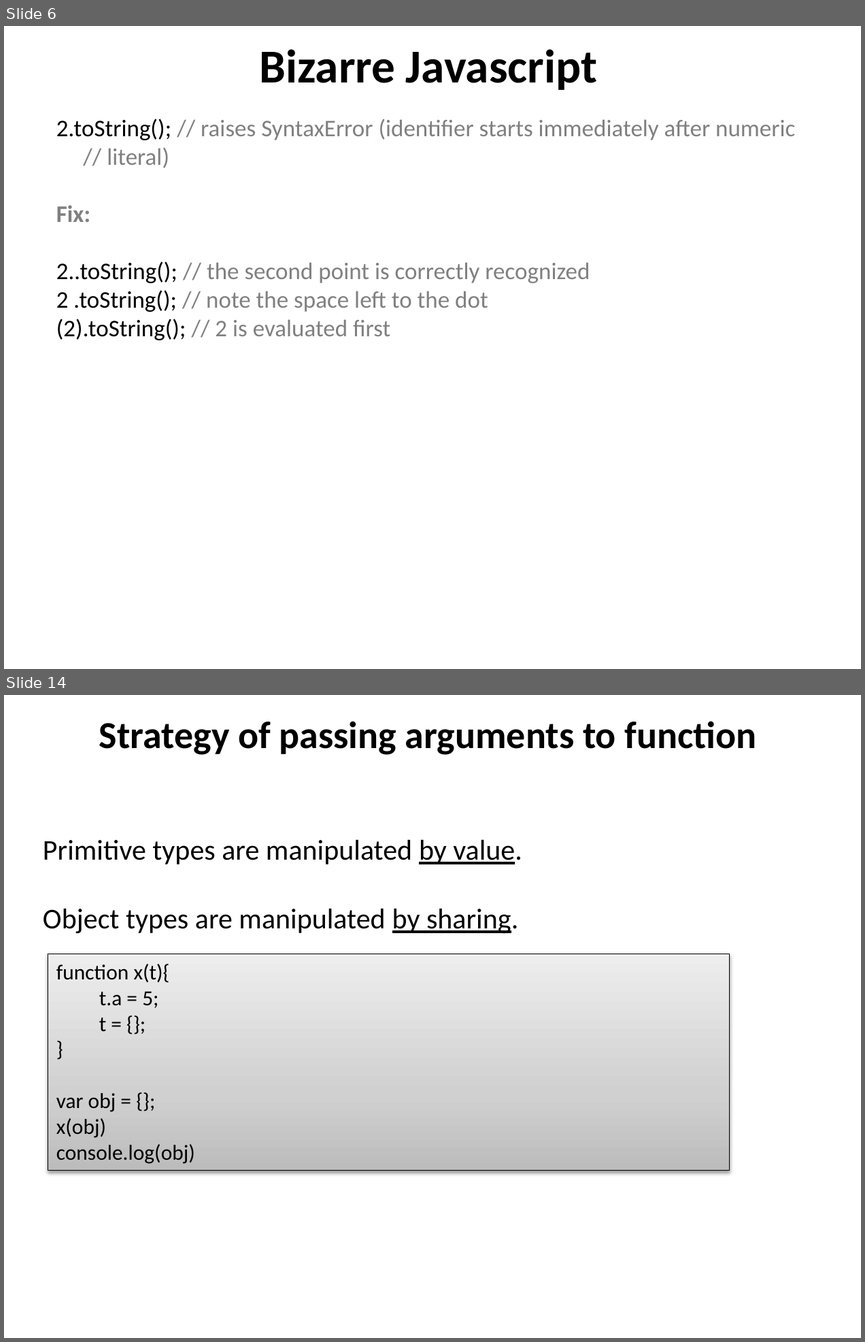
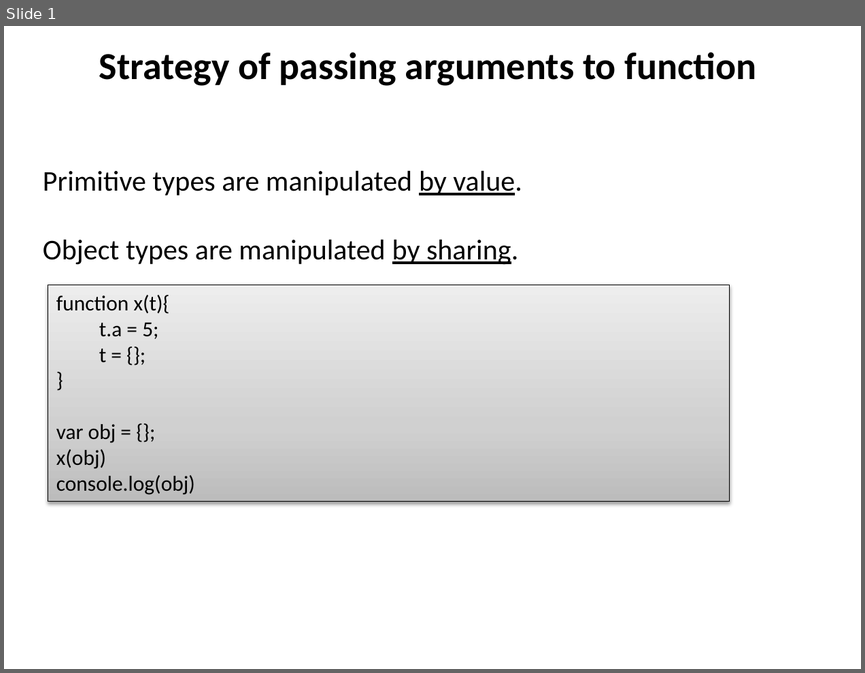
Before and after one commit to dzmitry-varabei/front-end-course, a slide deck: js-data-types/Data_types.pptx. Shown one above the other, each under a label of ours: slides 6 and 14 before the commit, slide 1 after it; the slides between them are not shown. The pictures are 865x1342 and 865x673 pixels, drawn with LibreOffice and Linux fonts; fonts in the diff are those of the drawing. Boxes give left, top, right and bottom in pixels: in the first picture for what was removed or moved away, otherwise in the second. Text is boxed around its words. In the diff, an @@ line names an element or a change of style, - is before the commit and + after.

```diff
--- a/js-data-types/Data_types.pptx
+++ b/js-data-types/Data_types.pptx
@@ slide 6 removed at (4, 26, 861, 669), background #FFFFFF @@
@@ title removed at (259, 49, 597, 90) @@
-Bizarre Javascript
@@ text removed at (56, 118, 795, 340) @@
-2.toString(); // raises SyntaxError (identifier starts immediately after numeric // literal)
-Fix:
-2..toString(); // the second point is correctly recognized
-2 .toString(); // note the space left to the dot
-(2).toString(); // 2 is evaluated first
@@ what was slide 14 is now slide 1 @@
```
Also in this commit, not shown: 1 slide changed, 12 other slides removed, 3 other files.
